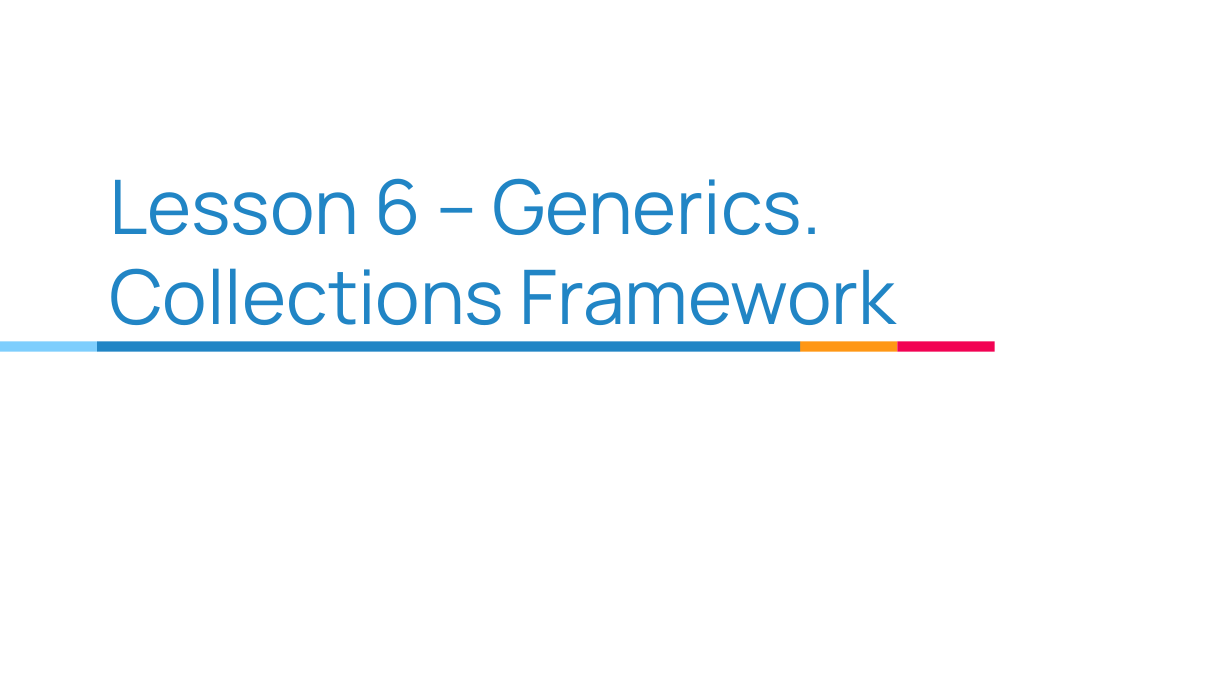
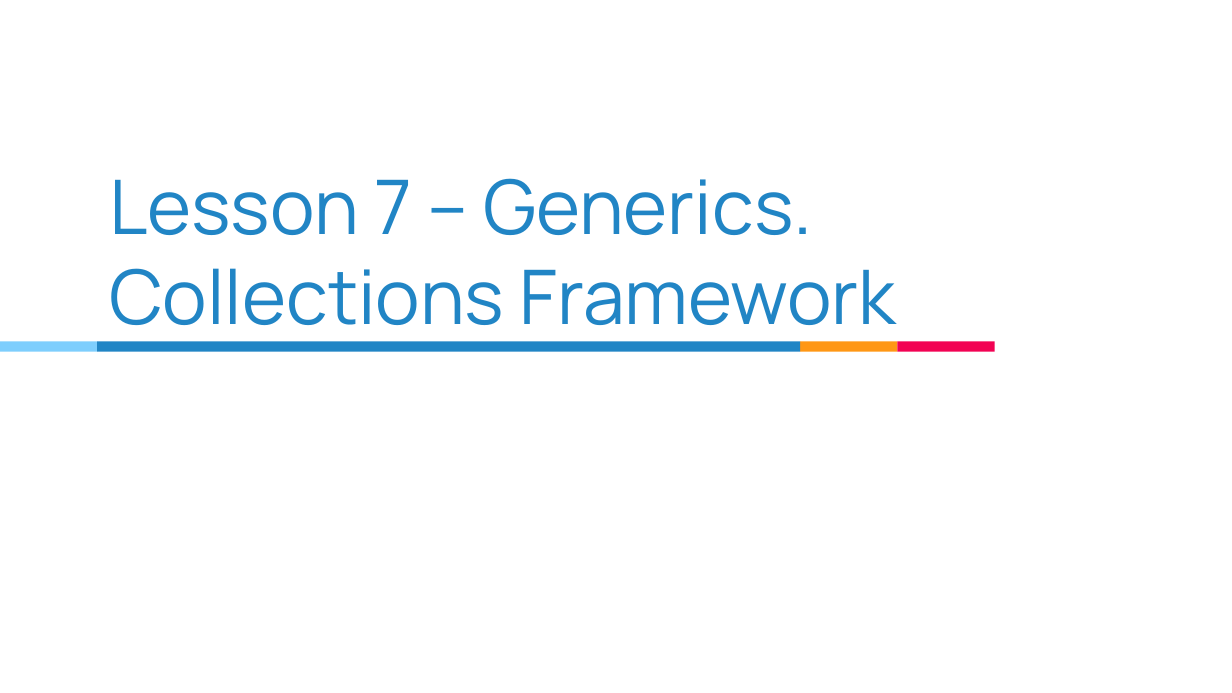
Before and after one commit to brahinets/GeekHub-J4W-X, a slide deck: slide 1 of Lectures/Lesson 07 - Generics. Collections Framework.pptx. Drawn at 1232x693 pixels with LibreOffice and Linux fonts; fonts in the diff are those of the drawing. Boxes give left, top, right and bottom in pixels: in the first picture for what was removed or moved away, otherwise in the second. Text is boxed around its words. In the diff, an @@ line names an element or a change of style, - is before the commit and + after.

Commit message:
L07 Update lesson number

```diff
--- a/Lectures/Lesson 07 - Generics. Collections Framework.pptx
+++ b/Lectures/Lesson 07 - Generics. Collections Framework.pptx
@@ title at box(109, 178, 897, 344): text changed @@
-Lesson 6 – Generics.
-Collections Framework
+Lesson 7 – Generics.
+Collections Framework
```
Also in this commit, not shown: 1 other slide changed.
